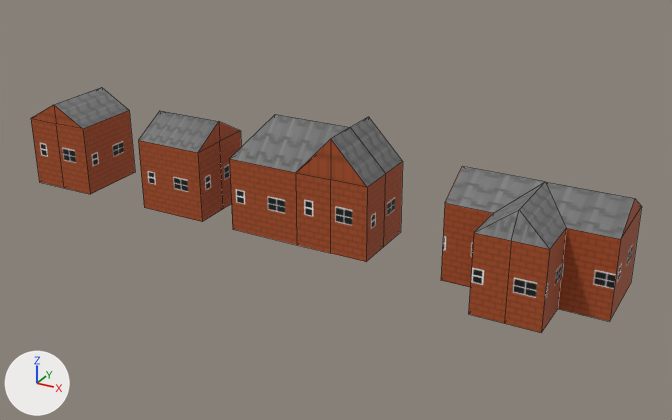
The FBX model public/models/houses.fbx, before and after one commit.
Both versions are drawn from a 50 mm camera at (0.0065, -0.0973, 0.0473) aimed at (-0.0463, -0.0013, -0.0007). The axes (+X, +Y, +Z) are drawn at lower left. The lights are the same throughout. Mesh edges are drawn as thin lines.

Names of what the first picture shows: 'house_01', 'house_02', 'house_03', 'house_04'.
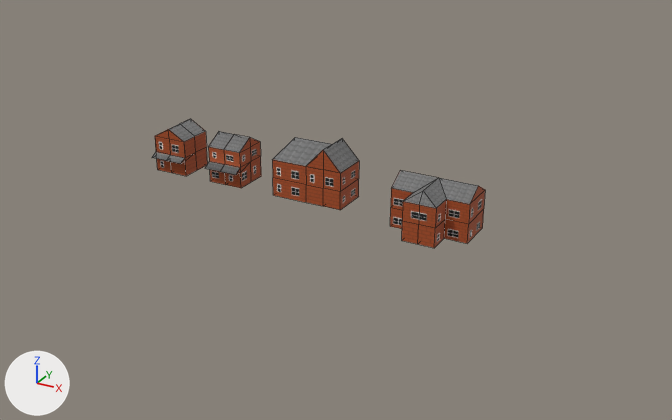
Pixel boxes [x1, y1, x2, y2] of what changed, in the pictures (672 x 420 px):
'house_04', reshaped, moved, rescaled (52% narrower, 53% shorter)
    before: [441, 166, 642, 333]
    after: [390, 170, 485, 248]
'house_03', reshaped, rescaled (50% narrower, 50% shorter)
    before: [229, 114, 403, 262]
    after: [272, 137, 359, 210]
'house_01', reshaped, moved, rescaled (46% narrower, 46% shorter)
    before: [31, 87, 135, 194]
    after: [152, 119, 208, 176]
'house_02', reshaped, moved, rescaled (45% narrower, 49% shorter)
    before: [138, 111, 241, 222]
    after: [205, 132, 261, 188]

The edits, one by one:
me_mesh_001 is used by ob_house_02; location (-0.07, 0.0, 0.0); scale (0.01, 0.01, 0.01).
me_mesh_001 had 14 vertices, 14 faces and spanned x -0.5..0.5, y -0.5..0.5, z -0.5..0.783.
me_mesh_001 now has 34 vertices, 36 faces and spans x -0.5..0.5, y -0.717..0.5, z 0.0..1.283.
me_mesh_001 part 4: 14 vertices removed from x -0.5..0.5, y -0.5..0.5, z -0.5..0.783; 34 vertices added at x -0.5..0.5, y -0.717..0.5, z 0.0..1.283.
me_mesh_002 is used by ob_house_03; location (-0.05, 0.0, 0.0); scale (0.01, 0.01, 0.01).
me_mesh_002 had 25 vertices, 26 faces and spanned x -1.0..1.0, y -0.5..0.5, z -0.5..1.02.
me_mesh_002 now has 28 vertices, 29 faces and spans x -1.0..1.0, y -0.5..0.5, z 0.0..1.52.
Part 1, on me_mesh_002:
18 vertices are removed from x -1.0..1.0, y -0.5..0.5, z -0.5..1.02.
26 faces are deleted.
7 vertices are added at x -0.6..0.5, y -0.5..0.5, z 0.0..1.52.
7 new vertices lie (0.0, 0.0, 0.5) away from vertices in x -1.0..1.0, y -0.5..0.5, z 0.5.
7 new vertices lie (0.0, 0.0, -0.5) away from vertices in x -1.0..1.0, y -0.5..0.5, z 0.5.
6 new faces join them, mat_blinn2 (picture img_house_proxy_png).
23 new faces join them, mat_blinn1 (picture img_house_proxy_png).
me_mesh_003 is used by ob_house_04; location (-0.02, 0.0, 0.0); scale (0.01, 0.01, 0.01).
me_mesh_003 had 25 vertices, 26 faces and spanned x -1.0..1.0, y -1.09..0.5, z -0.5..0.78.
me_mesh_003 now has 35 vertices, 36 faces and spans x -1.0..1.0, y -1.09..0.5, z 0.0..1.28.
me_mesh_003 part 2: 15 vertices removed from x -1.0..1.0, y -1.09..0.5, z -0.5..0.78; 25 vertices added at x -1.0..1.0, y -1.09..0.5, z 0.0..1.28.
me_mesh is used by ob_house_01; location (-0.09, 0.0, 0.0); scale (0.01, 0.01, 0.01).
me_mesh had 14 vertices, 14 faces and spanned x -0.5..0.5, y -0.5..0.5, z -0.5..0.783.
me_mesh now has 43 vertices, 45 faces and spans x -0.5..0.502, y -0.699..0.502, z 0.0..1.283.
me_mesh part 3: 14 vertices removed from x -0.5..0.5, y -0.5..0.5, z -0.5..0.783; 43 vertices added at x -0.5..0.502, y -0.699..0.502, z 0.0..1.283.
Object 'house_02' (ob_house_02) moves from (-0.07, 0.0, 0.0) to (-0.0626, 0.0, 0.0).
Object 'house_02' (ob_house_02) is rescaled from (0.01, 0.01, 0.01) to (0.005, 0.005, 0.005).
Object 'house_03' (ob_house_03) is rescaled from (0.01, 0.01, 0.01) to (0.005, 0.005, 0.005).
Object 'house_04' (ob_house_04) moves from (-0.02, 0.0, 0.0) to (-0.0324, -0.0014, 0.0).
Object 'house_04' (ob_house_04) is rescaled from (0.01, 0.01, 0.01) to (0.005, 0.005, 0.005).
Object 'house_01' (ob_house_01) moves from (-0.09, 0.0, 0.0) to (-0.0717, 0.0, 0.0).
Object 'house_01' (ob_house_01) is rescaled from (0.01, 0.01, 0.01) to (0.005, 0.005, 0.005).
